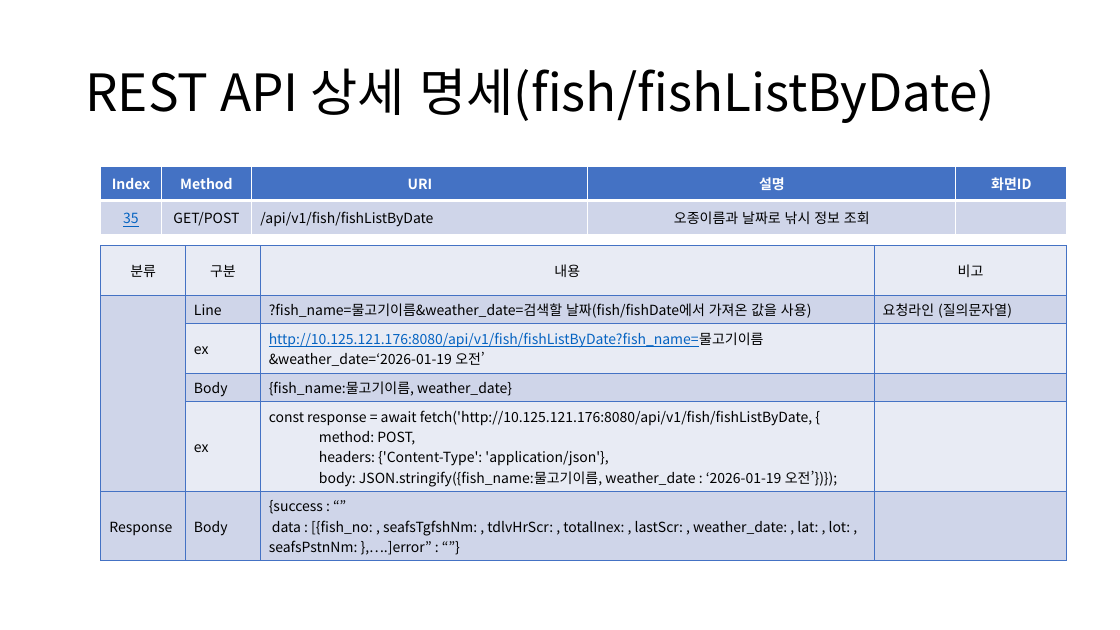
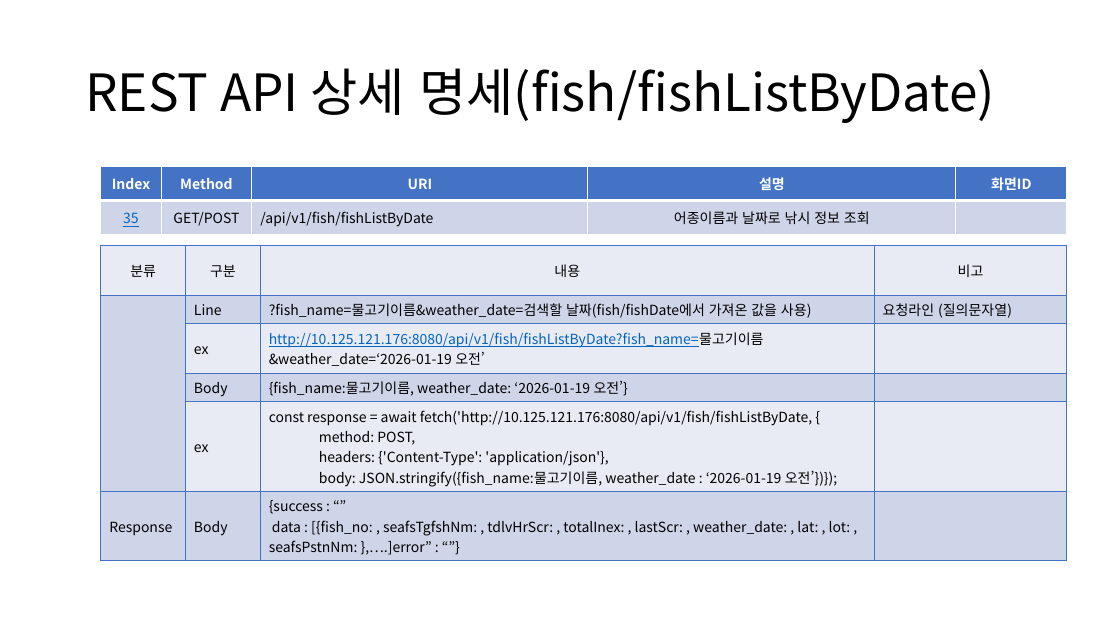
Before and after one commit to sujidaddy/workspace_miniproject, a slide deck: slide 59 of 미니프로젝트계획서제출용.pptx. Drawn at 1120x630 pixels with LibreOffice and Linux fonts; fonts in the diff are those of the drawing. Boxes give left, top, right and bottom in pixels: in the first picture for what was removed or moved away, otherwise in the second. Text is boxed around its words. In the diff, an @@ line names an element or a change of style, - is before the commit and + after.

```diff
--- a/미니프로젝트계획서제출용.pptx
+++ b/미니프로젝트계획서제출용.pptx
@@ table at <box>101,166,1067,234</box> @@
-row 2, column 4: 오종이름과 날짜로 낚시 정보 조회
+row 2, column 4: 어종이름과 날짜로 낚시 정보 조회
@@ table at <box>101,246,1067,559</box> @@
-row 4, column 3: {fish_name:물고기이름, weather_date}
+row 4, column 3: {fish_name:물고기이름, weather_date: ‘2026-01-19 오전’}
```
Also in this commit, not shown: 3 other slides changed, 1 slide added.
